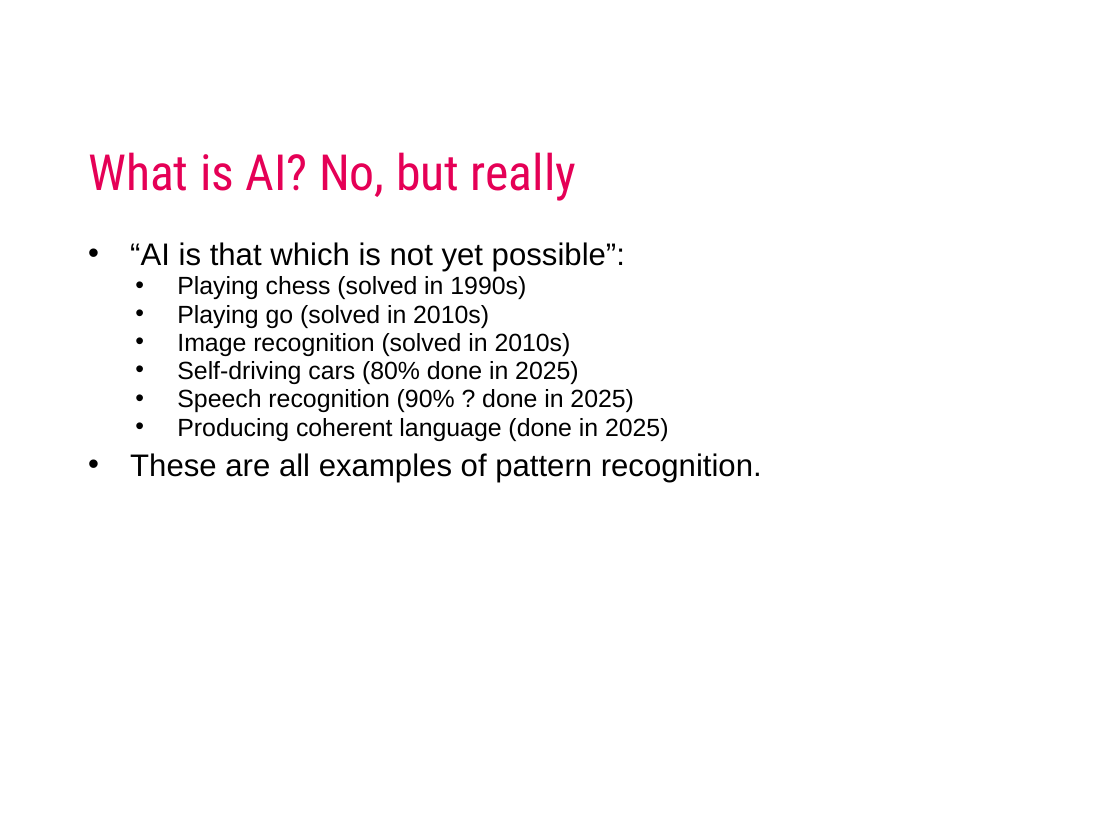
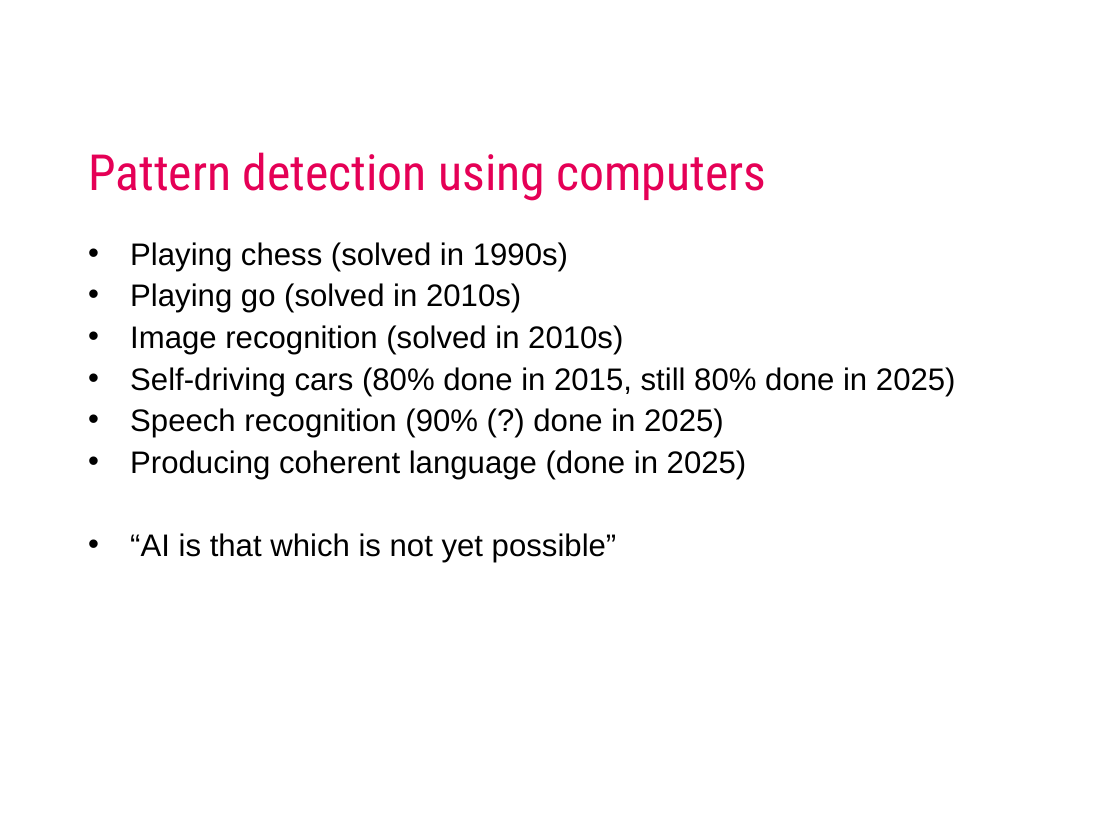
Before and after one commit to mcdejonge/ws-ai-fundamentals-msi, a slide deck: slide 5 of ai fundamentals.pptx. Drawn at 1120x840 pixels with LibreOffice and Linux fonts; fonts in the diff are those of the drawing; background and template pictures are left out. Boxes give left, top, right and bottom in pixels: in the first picture for what was removed or moved away, otherwise in the second. Text is boxed around its words. In the diff, an @@ line names an element or a change of style, - is before the commit and + after.

```diff
--- a/ai fundamentals.pptx
+++ b/ai fundamentals.pptx
@@ title at [88,152,766,201]: text changed @@
-What is AI? No, but really
+Pattern detection using computers
@@ text at [130,242,625,271]: paragraph removed @@
-• “AI is that which is not yet possible”:
@@ text at [130,242,747,479]: size 16 to 20 pt in "Playing chess (solved in 1990s)", "Playing go (solved in 2010s)", "Image recognition (solved in 2010s)", "Producing coherent language (done in 2025)"; list level 2 to 1 in "Playing chess (solved in 1990s)"; list level 2 to 1 in "Playing go (solved in 2010s)"; list level 2 to 1 in "Image recognition (solved in 2010s)"; list level 2 to 1 in "Producing coherent language (done in ..." @@
@@ text at [130,367,956,438]: text changed; size 16 to 20 pt @@
-  • Self-driving cars (80% done in 2025)
-  • Speech recognition (90% ? done in 2025)
+• Self-driving cars (80% done in 2015, still 80% done in 2025)
+• Speech recognition (90% (?) done in 2025)
@@ text at [130,533,617,562]: text changed @@
-• These are all examples of pattern recognition.
+• “AI is that which is not yet possible”
```
Also in this commit, not shown: 4 other slides changed, 1 slide added, 1 slide removed, 1 other file.
